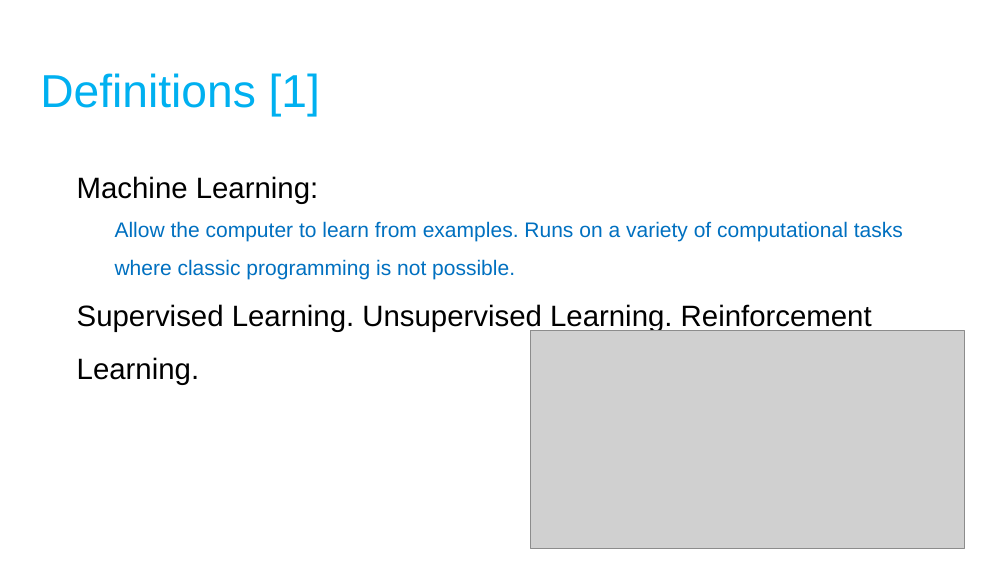
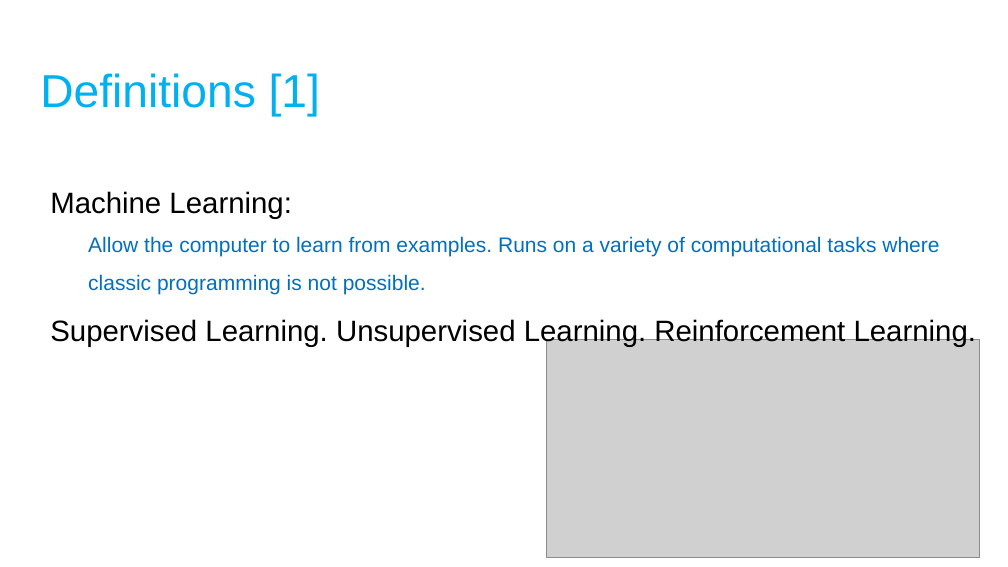
Before and after one commit to moran-abitbul/PreFix, a slide deck: slide 3 of server/uploads/semi.pptx. Drawn at 1008x567 pixels with LibreOffice and Linux fonts; fonts in the diff are those of the drawing; grey boxes stand for pictures. Boxes give left, top, right and bottom in pixels: in the first picture for what was removed or moved away, otherwise in the second. Text is boxed around its words. In the diff, an @@ line names an element or a change of style, - is before the commit and + after.

```diff
--- a/server/uploads/semi.pptx
+++ b/server/uploads/semi.pptx
@@ text "Machine Learning:" moved from (x1=77, y1=176, x2=903, y2=385) to (x1=50, y1=191, x2=976, y2=347) @@
@@ text "Machine Learning:" at (x1=50, y1=191, x2=976, y2=347): vertical alignment top to middle @@
@@ picture moved from (x1=531, y1=330, x2=965, y2=548) to (x1=546, y1=340, x2=980, y2=557) @@
```
Also in this commit, not shown: 2 other slides changed, 6 other files.
